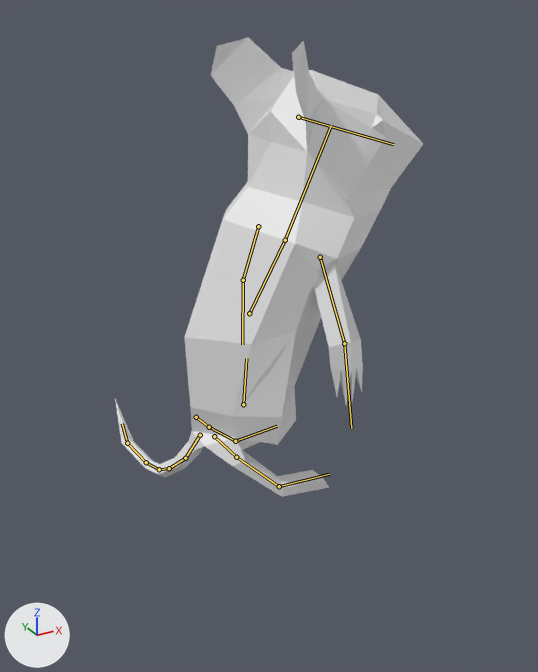
Before and after pictures for a commit that changed the glTF model models/mouse.gltf.
Both versions are drawn from a 50 mm lens placed at (-2.23, -4.01, 3.01), pointed at (-0.07, -0.08, 1.05). Lighting does not change. The marker at lower left points along +X, +Y and +Z. Both versions are drawn at frame 30 of the action 'Idle'; the numbers are the values there. The bones that bend it are drawn over the model as lines.
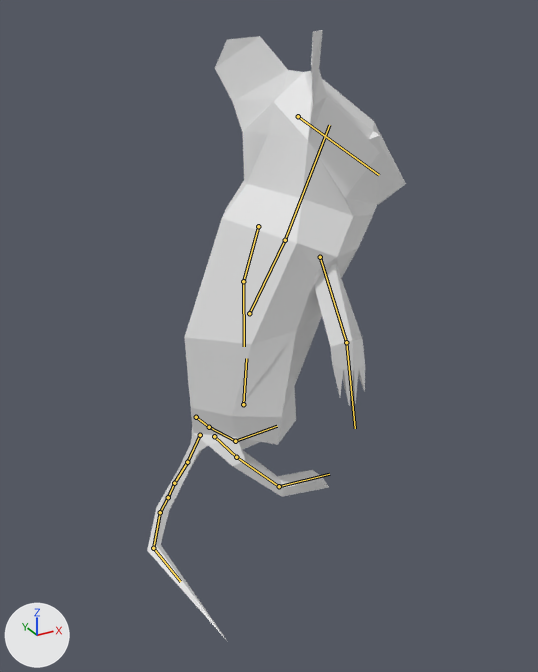
Location of each change, [x1, y1, x2, y2] in pixels of the pictures (538 x 672 px):
'Cube.004', posed (16% narrower, 32% taller)
    before: [115, 37, 423, 497]
    after: [147, 30, 406, 639]
bone 'Bone.002', root to tip
    before: (285, 240) to (331, 125)
    after: (285, 240) to (329, 125)
bone 'Bone.011', root to tip
    before: (298, 117) to (393, 144)
    after: (298, 116) to (379, 175)
bone 'Bone.005', root to tip
    before: (320, 257) to (344, 343)
    after: (320, 257) to (346, 342)
bone 'Bone.007', root to tip
    before: (258, 226) to (243, 280)
    after: (258, 226) to (243, 281)
bone 'Bone.003', root to tip
    before: (200, 435) to (185, 458)
    after: (200, 435) to (187, 462)
bone 'Bone.004', root to tip
    before: (185, 458) to (169, 468)
    after: (187, 462) to (174, 483)
bone 'Bone.016', root to tip
    before: (169, 468) to (159, 469)
    after: (174, 483) to (168, 497)
bone 'Bone.017', root to tip
    before: (159, 469) to (146, 462)
    after: (168, 497) to (160, 512)
bone 'Bone.018', root to tip
    before: (146, 462) to (127, 443)
    after: (160, 512) to (153, 548)
bone 'Bone.019', root to tip
    before: (127, 443) to (122, 423)
    after: (153, 548) to (180, 581)

The change in detail:
Bone 'Bone.002' (bone_bone_002) turns from (0, 0, -9) to (-1, 3, -9) degrees about its own x, y and z.
Bone 'Bone.011' (bone_bone_011) turns from (0, 0, -3) to (2, -4, -19) degrees about its own x, y and z.
Bone 'Bone.005' (bone_bone_005) turns from (-12, -6, -56) to (-12, -5, -54) degrees about its own x, y and z.
Bone 'Bone.007' (bone_bone_007) turns from (-36, -15, -43) to (-36, -16, -44) degrees about its own x, y and z.
Bone 'Bone.003' (bone_bone_003) turns from (-13, 21, -2) to (4, -6, 0) degrees about its own x, y and z.
Bone 'Bone.004' (bone_bone_004) turns from (-11, 9, -1) to (9, -7, -1) degrees about its own x, y and z.
Bone 'Bone.016' (bone_bone_016) turns from (-24, 10, -2) to (21, -9, -2) degrees about its own x, y and z.
Bone 'Bone.017' (bone_bone_017) turns from (-9, 1, 0) to (6, -1, 0) degrees about its own x, y and z.
Bone 'Bone.018' (bone_bone_018) turns from (-11, 0, 0) to (15, 0, 0) degrees about its own x, y and z.
Bone 'Bone.019' (bone_bone_019) turns from (-16, 1, 0) to (34, -1, 0) degrees about its own x, y and z.
